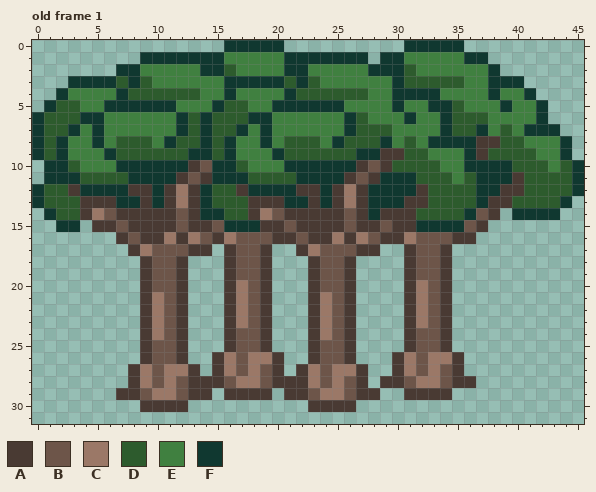
One commit to this pixel-art file: art/sprites/worldmaptrees2.aseprite. Above: the version before the commit.
46x50 pixels, 1 frame. Shown: old frame 1: x 0..45, y 0..31.
Palette (. is transparent): A #493a33  B #6d5549  C #9b7867  D #2d5b2d  E #408040  F #103830
Pixels before, old frame 1, first column x 0:
 0 ................FFFFF..........FFFFF..........
 1 .........FFFFFFFEEEEEFFFFFFF.FFEEEEEFF........
 2 .......FFEEEEEFFDEEEEFFEEEEEFFFDEEEEEEF.......
 3 ...FFFFDFDEEEEEEFFFFFDFDEEEEEEFDDDDDEEFFF.....
 4 ..FEEEEFDDDDDDEEFEEEEFDDDDDDEEFFFFEEEEFEEF....
 5 .FDDEEFFFFFFEEEFDDEEFFFFFFEEEEFEEFFDEEEFEEF...
 6 FDDDFFEEEEEEFDFDDDFFEEEEEEFDEEEFEEFDDDEEEEF...
 7 FDDFEFEEEEEEFDFDDFEFEEEEEEFDDDEEEEFDDFEDEFFF..
 8 FDFEEFEDDDEFDDFDFEEFEDDDEFDDDFEDEFFFFAADDEEEF.
 9 FDFEEEFDDDDDDFFDFEEEFDDDDDDFFAADDEEEFADDDDEEF.
10 .FFDEEEFFFFFFABFFDEEEFFFFFFABADDDDEEFFFFDDDEDF
11 .FFFDDDDFFFFABAFFFDDDDFFFFABAFFFDDDEDFFFADDDDF
12 FDDAFFFFAAFACAFDDAFFFFAAFACAFFFFADDDDFFAADDDDF
13 FDDDAAAFFAFACAFDDDAAAFFAFACAFFFAADDDDFAADDDDF.
14 .FDDACBAAAAABAFFDDACBAAAAABAFAAADDDDFBA.FFFF..
15 ..FF.AABAAAABAABFFFAABAAAABAABAAFFFFBA........
16 .......ABAACACBACBBBAABAACACBAACBBBAA.........
17 ........ACBBBAA.ABBA..ACBBBAA..ABBA...........
18 .........ABBA...ABBA...ABBA....ABBA...........
19 .........ABBA...ABBA...ABBA....ABBA...........
20 .........ABBA...ACBA...ABBA....ACBA...........
21 .........ACBA...ACBA...ACBA....ACBA...........
22 .........ACBA...ACBA...ACBA....ACBA...........
23 .........ACBA...ACBA...ACBA....ACBA...........
24 .........ACBA...ABBA...ACBA....ABBA...........
25 .........ABBA...ABBA...ABBA....ABBA...........
26 .........ABBA..ACBCCA..ABBA...ACBCCA..........
27 ........ACBCCA.ACBCBA.ACBCCA..ACBCBA..........
28 ........ACBCBAAABCCBAAACBCBA.AABCCBAA.........
29 .......AABCCBAA.AAAA.AABCCBAA..AAAA...........
30 .........AAAA..........AAAA...................
New version:
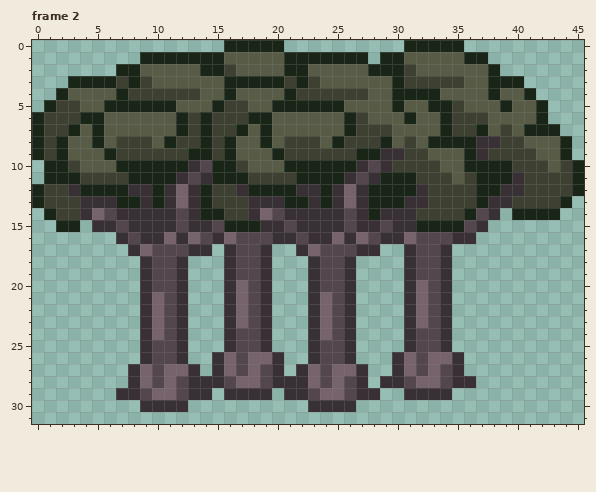
A new or re-ordered frame is compared with the old frame closest to it.
Edits made:
frames 1 -> 2
colour A: #493a33 -> #383034
colour B: #6d5549 -> #53464c
colour C: #9b7867 -> #76636c
colour D: #2d5b2d -> #3e4131
colour E: #408040 -> #585c46
colour F: #103830 -> #182517
Where, in picture pixels (left, top, right, bottom), the same in both pictures:
changed: (32, 40, 584, 412)
